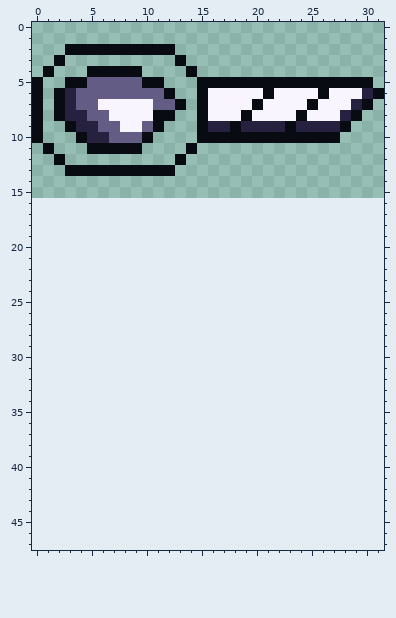
Two states of a pixel-art sprite, assets/ui/status bar.png. Above: the version before the commit.
The file is 32x16 pixels. The old version is drawn lined up with the new one, on the new canvas.
And afterwards:
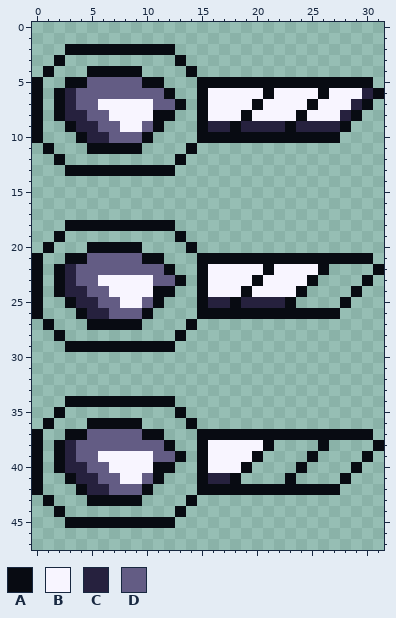
Palette (. is transparent): A #080b12  B #f8f5ff  C #26213e  D #635c84
Difference:
canvas 32x16 -> 32x48
Colour A is added in row 18 at x 3 to 12; in row 19 at x 2 and 13; in row 20 at x 1, 5 to 9 and 14; in row 21 at x 0, 3 to 4, 10 to 11 and 15 to 30; in row 22 at x 0, 2, 12, 15, 21, 26 and 31; in row 23 at x 0, 2, 13, 15, 20, 25 and 30.
Colour A is added in row 24 at x 0, 2, 11 to 12, 15, 19, 24 and 29; in row 25 at x 0, 3, 11, 15, 18, 23 and 28; in row 26 at x 0, 4, 10 and 15 to 27; in row 27 at x 1, 5 to 9 and 14; in row 28 at x 2 and 13; in row 29 at x 3 to 12.
Colour A is added in row 34 at x 3 to 12; in row 35 at x 2 and 13; in row 36 at x 1, 5 to 9 and 14; in row 37 at x 0, 3 to 4, 10 to 11 and 15 to 30; in row 38 at x 0, 2, 12, 15, 21, 26 and 31; in row 39 at x 0, 2, 13, 15, 20, 25 and 30.
Colour A is added in row 40 at x 0, 2, 11 to 12, 15, 19, 24 and 29; in row 41 at x 0, 3, 11, 15, 18, 23 and 28; in row 42 at x 0, 4, 10 and 15 to 27; in row 43 at x 1, 5 to 9 and 14; in row 44 at x 2 and 13; in row 45 at x 3 to 12.
Colour B is added in row 22 at x 16 to 20 and 22 to 25; in row 23 at x 6 to 10, 16 to 19 and 21 to 24; in row 24 at x 7 to 10, 16 to 18 and 20 to 23; in row 25 at x 8 to 9; in row 38 at x 16 to 20; in row 39 at x 6 to 10 and 16 to 19.
Colour B is added in row 40 at x 7 to 10 and 16 to 18; in row 41 at x 8 to 9.
Colour C is added in rows 22 to 23 at x 3; in row 24 at x 3 to 4; in row 25 at x 4 to 5, 16 to 17 and 19 to 22; in row 26 at x 5 to 6; in rows 38 to 39 at x 3; in row 40 at x 3 to 4.
Colour C is added in row 41 at x 4 to 5 and 16 to 17; in row 42 at x 5 to 6.
Colour D is added in row 21 at x 5 to 9; in row 22 at x 4 to 11; in row 23 at x 4 to 5 and 11 to 12; in row 24 at x 5 to 6; in row 25 at x 6 to 7 and 10; in row 26 at x 7 to 9.
Colour D is added in row 37 at x 5 to 9; in row 38 at x 4 to 11; in row 39 at x 4 to 5 and 11 to 12; in row 40 at x 5 to 6; in row 41 at x 6 to 7 and 10; in row 42 at x 7 to 9.
Boxes around the changes in both pictures, in picture pixels (x1, y1, x2, y2):
added: (32, 220, 384, 352)
added: (32, 396, 384, 528)
